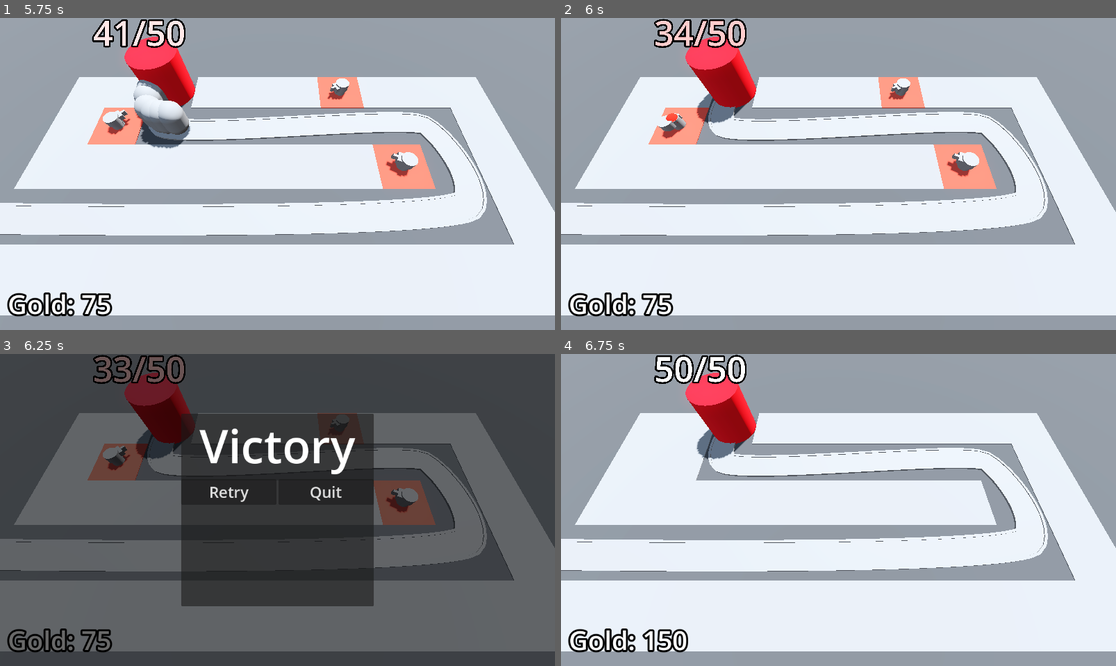
Above: before the commit, frames 1-4 (two rows, left to right).
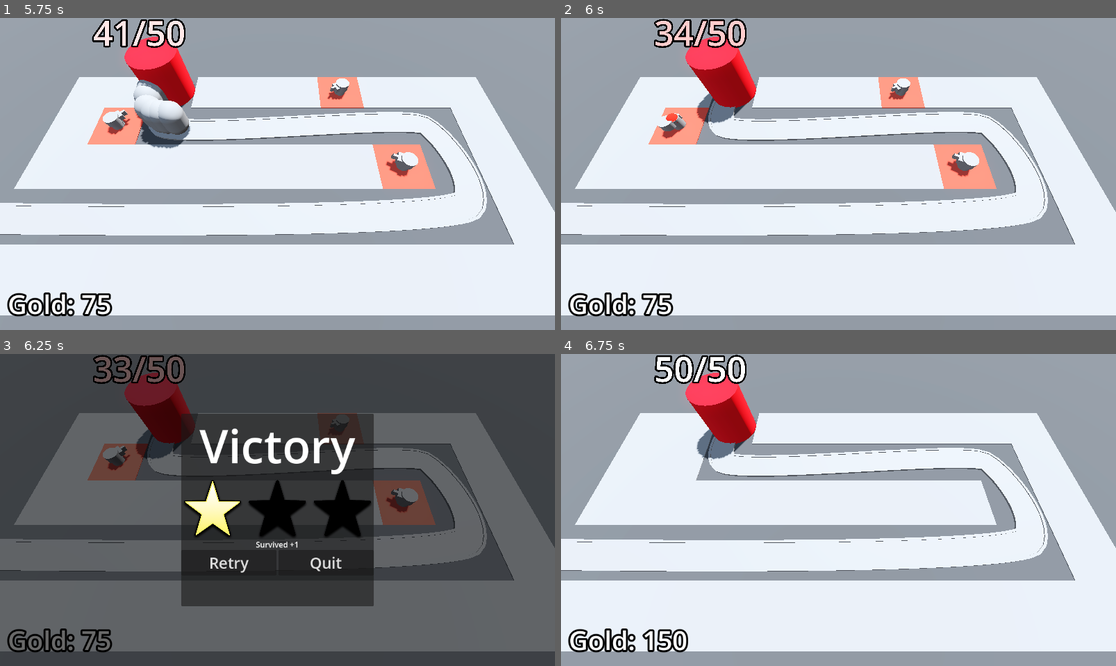
Above: after the commit, the same moments.

Repository: pyxn/godot-barbarian-blaster
Game: Godot game, scene res://Scenes/BaseLevel.tscn
The game is run twice, just before and just after one commit, with the same random seed, the same clock (stepped at 60 frames per second) and the same inputs.
Inputs (mouse positions are in pixels of both pictures, inside the frame that each line leads up to):
- Up to frame 1 (5.75 s): move the mouse to (399, 158) at 0.52 s; press the mouse at (399, 158) at 0.53 s; move the mouse to (166, 189) at 1.27 s; release the mouse at (166, 189) at 1.28 s; click (166, 189) at 1.35 s; move the mouse to (333, 105) at 2.02 s; press the mouse at (333, 105) at 2.03 s; move the mouse to (249, 236) at 2.77 s; release the mouse at (249, 236) at 2.78 s; click (249, 236) at 2.85 s; move the mouse to (444, 220) at 3.52 s; press the mouse at (444, 220) at 3.53 s; move the mouse to (111, 127) at 4.27 s; release the mouse at (111, 127) at 4.28 s; click (111, 127) at 4.35 s; move the mouse to (305, 174) at 5.02 s; press the mouse at (305, 174) at 5.03 s
- Up to frame 2 (6 s): move the mouse to (755, 96) at 5.77 s; release the mouse at (755, 96) at 5.78 s; click (755, 96) at 5.85 s
- Up to frame 3 (6.25 s): no input
- Up to frame 4 (6.75 s): click "Retry" at 6.5 s

Frames 1-2 are identical in both runs. In frame 3, 2.8% of the frame differs, in the area x 33-67%, y 40-71%; in frame 4, nothing differs.

Commit message:
60/Rewarding the player

Diff:
--- a/Scenes/EnemyPath.gd
+++ b/Scenes/EnemyPath.gd
@@ -24,4 +24,4 @@
 		for child in get_children():
 			if child is PathFollow3D:
 				return
-		victory_layer.visible = true
+		victory_layer.victory()
--- a/Scenes/UI/VictoryLayer.gd
+++ b/Scenes/UI/VictoryLayer.gd
@@ -1,4 +1,20 @@
 extends CanvasLayer
+@onready var star_1: TextureRect = %Star1
+@onready var star_2: TextureRect = %Star2
+@onready var star_3: TextureRect = %Star3
+@onready var base = get_tree().get_first_node_in_group("Base")
+@onready var health_label: Label = %HealthLabel
+@onready var bank = get_tree().get_first_node_in_group("Bank")
+@onready var money_label: Label = %MoneyLabel
+
+func victory() -> void:
+	visible = true
+	if base.max_health == base.current_health:
+		star_2.modulate = Color.WHITE
+		health_label.visible = true
+	if bank.gold >= 500:
+		star_3.modulate = Color.WHITE
+		money_label.visible = true
 
 func _on_retry_button_pressed() -> void:
 	get_tree().reload_current_scene()
--- a/Scenes/UI/VictoryLayer.tscn
+++ b/Scenes/UI/VictoryLayer.tscn
@@ -1,6 +1,7 @@
-[gd_scene load_steps=3 format=3 uid="uid://t86c7p5ysl5g"]
+[gd_scene load_steps=4 format=3 uid="uid://t86c7p5ysl5g"]
 
 [ext_resource type="Script" path="res://Scenes/UI/VictoryLayer.gd" id="1_1xm5n"]
+[ext_resource type="Texture2D" uid="uid://bl5u3l3ayxchv" path="res://Assets/star.png" id="2_1p2rf"]
 
 [sub_resource type="LabelSettings" id="LabelSettings_eab5j"]
 font_size = 96
@@ -29,11 +30,63 @@
 
 [node name="VBoxContainer" type="VBoxContainer" parent="CenterContainer/PanelContainer"]
 layout_mode = 2
+theme_override_constants/separation = 0
 
 [node name="Label" type="Label" parent="CenterContainer/PanelContainer/VBoxContainer"]
 layout_mode = 2
 text = "Victory"
 label_settings = SubResource("LabelSettings_eab5j")
+horizontal_alignment = 1
+
+[node name="StarContainer" type="HBoxContainer" parent="CenterContainer/PanelContainer/VBoxContainer"]
+layout_mode = 2
+
+[node name="Star1" type="TextureRect" parent="CenterContainer/PanelContainer/VBoxContainer/StarContainer"]
+unique_name_in_owner = true
+custom_minimum_size = Vector2(128, 128)
+layout_mode = 2
+size_flags_horizontal = 3
+texture = ExtResource("2_1p2rf")
+expand_mode = 2
+stretch_mode = 5
+
+[node name="Star2" type="TextureRect" parent="CenterContainer/PanelContainer/VBoxContainer/StarContainer"]
+unique_name_in_owner = true
+modulate = Color(0, 0, 0, 1)
+custom_minimum_size = Vector2(128, 128)
+layout_mode = 2
+size_flags_horizontal = 3
+texture = ExtResource("2_1p2rf")
+expand_mode = 2
+stretch_mode = 5
+
+[node name="Star3" type="TextureRect" parent="CenterContainer/PanelContainer/VBoxContainer/StarContainer"]
+unique_name_in_owner = true
+modulate = Color(0, 0, 0, 1)
+custom_minimum_size = Vector2(128, 128)
+layout_mode = 2
+size_flags_horizontal = 3
+texture = ExtResource("2_1p2rf")
+expand_mode = 2
+stretch_mode = 5
+
+[node name="SurvivedLabel" type="Label" parent="CenterContainer/PanelContainer/VBoxContainer"]
+layout_mode = 2
+text = "Survived +1"
+horizontal_alignment = 1
+
+[node name="HealthLabel" type="Label" parent="CenterContainer/PanelContainer/VBoxContainer"]
+unique_name_in_owner = true
+visible = false
+layout_mode = 2
+text = "Full Health +1"
+horizontal_alignment = 1
+
+[node name="MoneyLabel" type="Label" parent="CenterContainer/PanelContainer/VBoxContainer"]
+unique_name_in_owner = true
+visible = false
+layout_mode = 2
+text = "Money, Money, Money +1"
 horizontal_alignment = 1
 
 [node name="HBoxContainer" type="HBoxContainer" parent="CenterContainer/PanelContainer/VBoxContainer"]
Binary file added: Assets/star.png
Not shown, added: Assets/star.png.import
